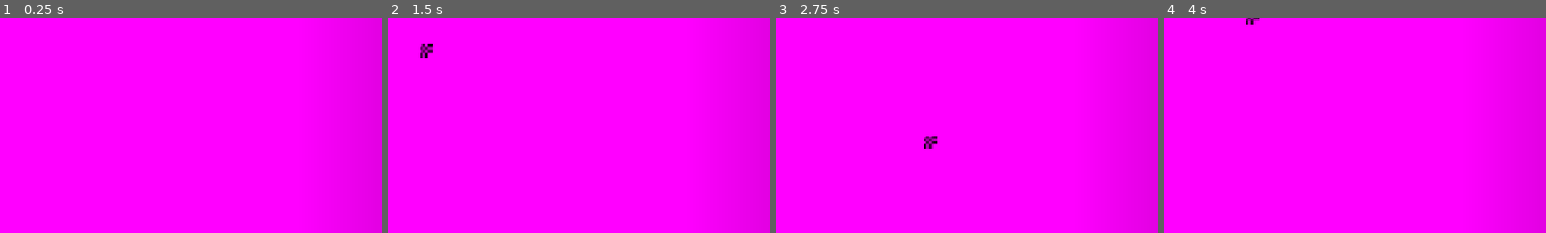
Above: before the commit, frames 1-4 (left to right).
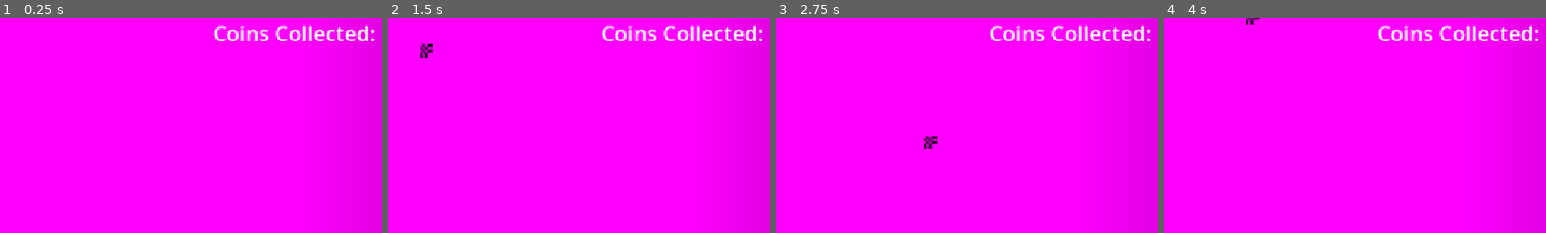
Above: after the commit, the same moments.

Repository: JustLoveBeingAnOwl/RowdyHacks2026-HeisterGame
Game: Godot game, scene res://levels/testing/testing-scene.tscn
Two runs of this game, one before a commit and one after it. Both use one fixed random seed, a clock stepped at 60 frames per second and the inputs below.
Inputs:
- Up to frame 1 (0.25 s): no input
- Up to frame 2 (1.5 s): tap Enter at 0.5 s; hold D (move-right) 0.53-1.28 s; tap Space at 1.25 s; hold S (move-down) from 1.28 s (still down)
- Up to frame 3 (2.75 s): release S (move-down) at 2.03 s; hold D (move-right) from 2.03 s (still down)
- Up to frame 4 (4 s): release D (move-right) at 2.78 s; hold Up (move-up) 2.78-3.53 s; hold A (move-left) from 3.53 s (still down)
The pictures show only the part of the screen within x 11-61%, y 0-50%; the shares and areas given below are measured in that part.

The runs differ from the first frame. In frame 1, 1.5% of the frame differs, in the area x 56-98%, y 3-11%; in frame 2, 1.5%; in frame 3, 1.5%; in frame 4, 1.5%.
Error after the commit: Invalid access to property or key 'score_changed' on a base object of type 'null instance'. (res://assets/ui/coin_label.gd:10)

Commit message:
Add GameController and coin UI tracker
Add a GameController Node with a score property and score_changed signal (levels/game_controller.gd + GameController.tscn). Add a CoinTracker UI scene and CoinLabel script (assets/ui/coin_tracker.tscn, assets/ui/coin_label.gd) which updates the on-screen "Coins Collected" text when the controller emits score changes. Update testing scene to instance the CoinTracker (levels/testing/testing-scene.tscn). These changes enable centralized score tracking and a simple UI to display collected coins.

Diff:
--- /dev/null
+++ b/assets/ui/coin_label.gd
@@ -0,0 +1,16 @@
+extends Label
+
+var score: int = 0
+
+func _ready() -> void:
+	# 1. Find the controller node (adjust path if needed)
+	var controller = get_node("res://levels/GameController.tscn")
+
+	# 2. Connect the controller's signal to our local function
+	controller.score_changed.connect(_on_score_changed)
+
+	# 3. Set the initial text
+	text = "Coins Collected: " + str(controller.score)
+
+func _on_score_changed(new_score: int) -> void:
+	text = "Coins Collected: " + str(new_score)
--- /dev/null
+++ b/assets/ui/coin_tracker.tscn
@@ -0,0 +1,23 @@
+[gd_scene format=3 uid="uid://biucbtob62inr"]
+
+[ext_resource type="Script" uid="uid://dj1spg6glqr7n" path="res://assets/ui/coin_label.gd" id="1_6h8j5"]
+
+[sub_resource type="LabelSettings" id="LabelSettings_hh86f"]
+font_size = 32
+
+[node name="CoinTracker" type="Control" unique_id=525095395]
+layout_mode = 3
+anchors_preset = 15
+anchor_right = 1.0
+anchor_bottom = 1.0
+grow_horizontal = 2
+grow_vertical = 2
+
+[node name="CoinLabel" type="Label" parent="." unique_id=1893398640]
+layout_mode = 0
+offset_right = 1156.0
+offset_bottom = 182.0
+text = "Coins Collected: "
+label_settings = SubResource("LabelSettings_hh86f")
+horizontal_alignment = 1
+script = ExtResource("1_6h8j5")
--- /dev/null
+++ b/levels/GameController.tscn
@@ -0,0 +1,6 @@
+[gd_scene format=3 uid="uid://b61kycj66cfcu"]
+
+[ext_resource type="Script" uid="uid://7mi5fxldn6v1" path="res://levels/game_controller.gd" id="1_lx281"]
+
+[node name="GameController" type="Node" unique_id=963407378]
+script = ExtResource("1_lx281")
--- /dev/null
+++ b/levels/game_controller.gd
@@ -0,0 +1,10 @@
+extends Node
+
+var score: int = 0
+
+signal score_changed(new_score: int)
+
+func add_points(amount: int) -> void:
+	score += amount
+	# Emit the signal and pass the new score value along
+	score_changed.emit(score)
--- a/levels/testing/testing-scene.tscn
+++ b/levels/testing/testing-scene.tscn
@@ -1,6 +1,7 @@
 [gd_scene format=3 uid="uid://b72ra4c1fjhuc"]
 
 [ext_resource type="PackedScene" uid="uid://jmyg6xhf3yi3" path="res://levels/testing/player.tscn" id="1_2tpb7"]
+[ext_resource type="PackedScene" uid="uid://biucbtob62inr" path="res://assets/ui/coin_tracker.tscn" id="2_2o8my"]
 
 [sub_resource type="PlaceholderTexture2D" id="PlaceholderTexture2D_vrvyi"]
 
@@ -12,3 +13,5 @@
 texture = SubResource("PlaceholderTexture2D_vrvyi")
 
 [node name="Player" parent="." unique_id=383563599 instance=ExtResource("1_2tpb7")]
+
+[node name="CoinTracker" parent="." unique_id=525095395 instance=ExtResource("2_2o8my")]
Not shown, added: assets/ui/coin_label.gd.uid
Not shown, added: levels/game_controller.gd.uid
